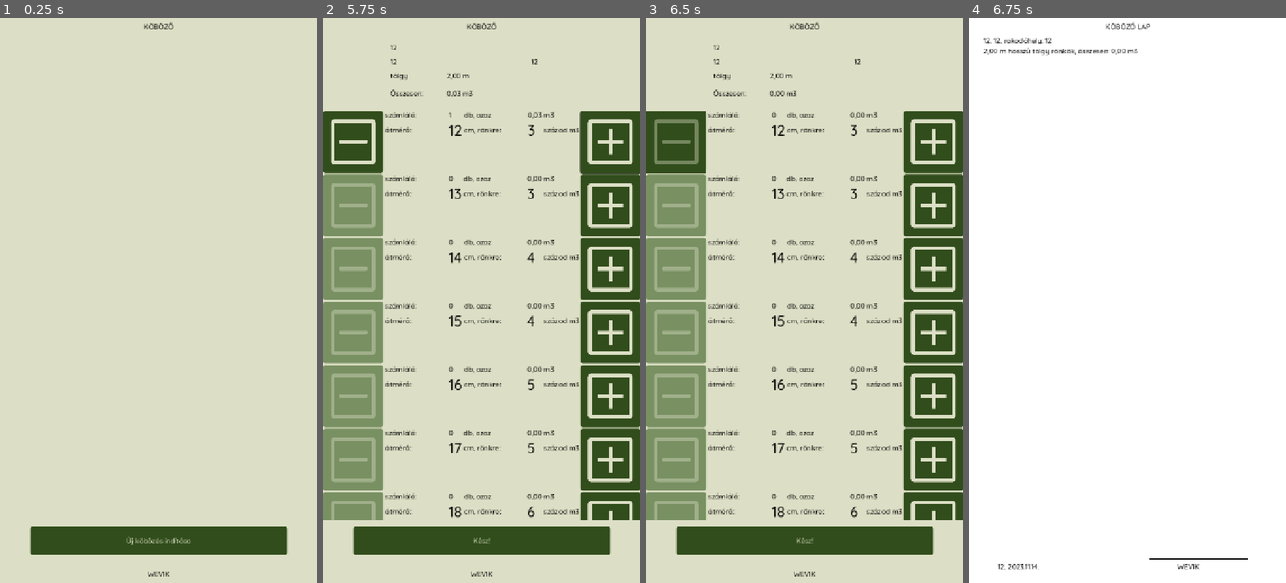
Above: before the commit, frames 1-4 (left to right).
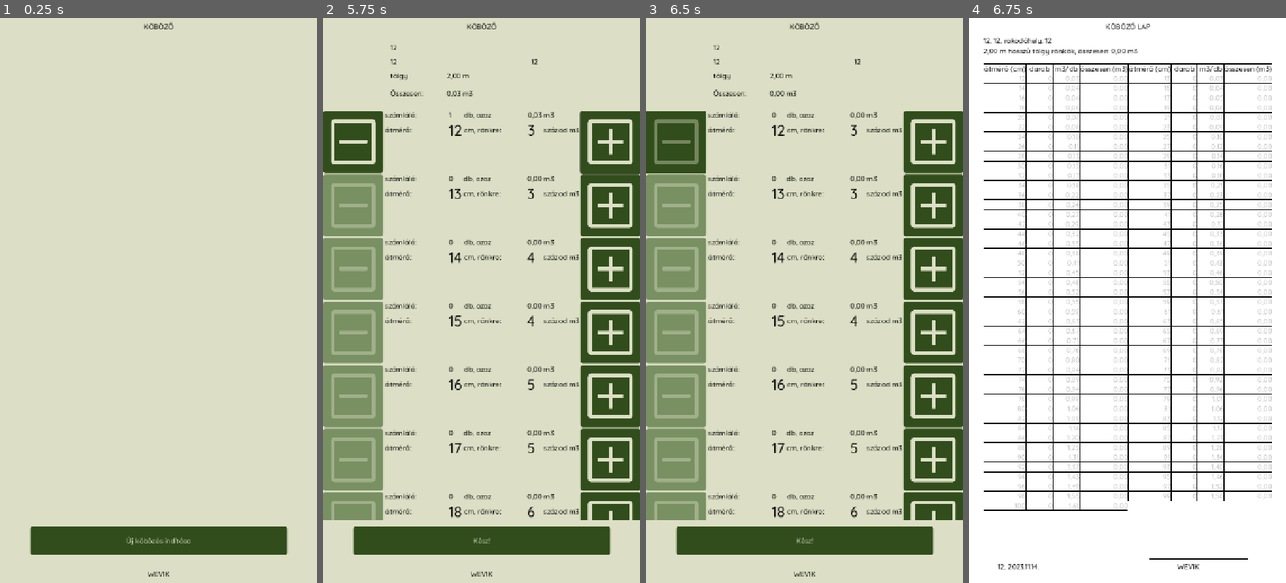
Above: after the commit, the same moments.

Repository: rolika/kob_g
Game: Godot game, scene res://main.tscn
Same seed, same stepped clock (60 frames per second), same inputs: the game is played once before the commit and once after it.
Inputs (mouse positions are in pixels of both pictures, inside the frame that each line leads up to):
- Up to frame 1 (0.25 s): no input
- Up to frame 2 (5.75 s): click "Új köbözés indítása" at 0.5 s; click (478, 131) at 1.27 s; type "12" at 1.35 s; click (478, 187) at 1.5 s; type "12" at 1.58 s; click (478, 244) at 1.73 s; type "12" at 1.82 s; click (478, 300) at 2.02 s; type "WEVIK" at 2.1 s; click "Tovább" at 2.75 s; click "tölgy" at 3.5 s; click "2,00 m" at 4.25 s; click (611, 142) at 5.02 s
- Up to frame 3 (6.5 s): click (674, 142) at 5.75 s
- Up to frame 4 (6.75 s): click "Kész!" at 6.5 s

Frames 1-3 are identical in both runs. In frame 4, 10% of the frame differs, in the area x 4-96%, y 8-88%.

Commit message:
format report

Diff:
--- a/scenes/report.tscn
+++ b/scenes/report.tscn
@@ -1,6 +1,38 @@
-[gd_scene load_steps=2 format=3 uid="uid://dtgddeolgatp0"]
+[gd_scene load_steps=6 format=3 uid="uid://dtgddeolgatp0"]
 
 [ext_resource type="Script" uid="uid://ctvn7giuucfvt" path="res://scripts/report.gd" id="2_smm52"]
+
+[sub_resource type="StyleBoxFlat" id="StyleBoxFlat_66ide"]
+bg_color = Color(0.6, 0.6, 0.6, 0)
+border_width_left = 1
+border_width_top = 1
+border_width_right = 1
+border_width_bottom = 1
+border_color = Color(0, 0, 0, 1)
+
+[sub_resource type="StyleBoxFlat" id="StyleBoxFlat_smm52"]
+bg_color = Color(0.6, 0.6, 0.6, 0)
+border_width_left = 1
+border_width_top = 1
+border_width_right = 1
+border_width_bottom = 1
+border_color = Color(0, 0, 0, 1)
+
+[sub_resource type="StyleBoxFlat" id="StyleBoxFlat_q5px1"]
+bg_color = Color(0.6, 0.6, 0.6, 0)
+border_width_left = 1
+border_width_top = 1
+border_width_right = 1
+border_width_bottom = 1
+border_color = Color(0, 0, 0, 1)
+
+[sub_resource type="StyleBoxFlat" id="StyleBoxFlat_4lv02"]
+bg_color = Color(0.6, 0.6, 0.6, 0)
+border_width_left = 1
+border_width_top = 1
+border_width_right = 1
+border_width_bottom = 1
+border_color = Color(0, 0, 0, 1)
 
 [node name="Report" type="ColorRect"]
 custom_minimum_size = Vector2(720, 1280)
@@ -26,12 +58,72 @@
 offset_bottom = 63.0
 theme_override_colors/font_color = Color(0, 0, 0, 1)
 
-[node name="ReportLabel" type="Label" parent="."]
+[node name="ReportGrid" type="GridContainer" parent="."]
+custom_minimum_size = Vector2(656, 0)
 layout_mode = 0
 offset_left = 32.0
 offset_top = 104.0
-offset_right = 696.0
-offset_bottom = 127.0
+offset_right = 72.0
+offset_bottom = 144.0
+theme_override_constants/h_separation = 0
+theme_override_constants/v_separation = 0
+columns = 8
+
+[node name="DiameterLabel" type="Label" parent="ReportGrid"]
+layout_mode = 2
+size_flags_horizontal = 3
+theme_override_styles/normal = SubResource("StyleBoxFlat_66ide")
+text = "átmérő (cm)"
+horizontal_alignment = 1
+
+[node name="QuantityLabel" type="Label" parent="ReportGrid"]
+layout_mode = 2
+size_flags_horizontal = 3
+theme_override_styles/normal = SubResource("StyleBoxFlat_smm52")
+text = "darab"
+horizontal_alignment = 1
+
+[node name="SingleVolumeLabel" type="Label" parent="ReportGrid"]
+layout_mode = 2
+size_flags_horizontal = 3
+theme_override_styles/normal = SubResource("StyleBoxFlat_q5px1")
+text = "m3/db"
+horizontal_alignment = 1
+
+[node name="VolumeLabel" type="Label" parent="ReportGrid"]
+layout_mode = 2
+size_flags_horizontal = 3
+theme_override_styles/normal = SubResource("StyleBoxFlat_4lv02")
+text = "összesen (m3)"
+horizontal_alignment = 1
+
+[node name="DiameterLabel2" type="Label" parent="ReportGrid"]
+layout_mode = 2
+size_flags_horizontal = 3
+theme_override_styles/normal = SubResource("StyleBoxFlat_66ide")
+text = "átmérő (cm)"
+horizontal_alignment = 1
+
+[node name="QuantityLabel2" type="Label" parent="ReportGrid"]
+layout_mode = 2
+size_flags_horizontal = 3
+theme_override_styles/normal = SubResource("StyleBoxFlat_smm52")
+text = "darab"
+horizontal_alignment = 1
+
+[node name="SingleVolumeLabel2" type="Label" parent="ReportGrid"]
+layout_mode = 2
+size_flags_horizontal = 3
+theme_override_styles/normal = SubResource("StyleBoxFlat_q5px1")
+text = "m3/db"
+horizontal_alignment = 1
+
+[node name="VolumeLabel2" type="Label" parent="ReportGrid"]
+layout_mode = 2
+size_flags_horizontal = 3
+theme_override_styles/normal = SubResource("StyleBoxFlat_4lv02")
+text = "összesen (m3)"
+horizontal_alignment = 1
 
 [node name="DateLabel" type="Label" parent="."]
 layout_mode = 0
@@ -47,7 +139,7 @@
 offset_top = 1232.0
 offset_right = 512.0
 offset_bottom = 1255.0
-theme_override_colors/font_color = Color(0, 0, 0, 1)
+theme_override_colors/font_color = Color(0.6, 0.6, 0.6, 1)
 
 [node name="Line2D" type="Line2D" parent="."]
 position = Vector2(408, 1224)
--- a/scripts/report.gd
+++ b/scripts/report.gd
@@ -6,17 +6,10 @@
 const DATE: String = "%s, %s"
 
 func _ready() -> void:
-    var report_text: String = ""
-    var index = 0
-    for cube in CurrentPile.counter:
-        if CurrentPile.counter[cube] > 0:
-            report_text += LINE % [
-                index + CurrentPile.STARTING_DIAMETER,
-                CurrentPile.counter[cube],
-                CurrentPile.translate_decimal(cube * CurrentPile.CUBE_DATA_PRECISION),
-                CurrentPile.get_volume_fmt(cube)]
-            report_text += "     " if index % 2 == 0 else "\n"
-            index += 1
+    var cellstyle = StyleBoxFlat.new()
+    cellstyle.bg_color = Color(0, 0, 0, 0.0)
+    cellstyle.border_color = Color(0, 0, 0)
+    cellstyle.set_border_width_all(1)
     $HeaderLabel.text = HEADER % [
         CurrentPile.company,
         CurrentPile.city,
@@ -24,8 +17,36 @@
         CurrentPile.get_length_fmt(),
         CurrentPile.type,
         CurrentPile.get_total_volume_fmt()]
-    $ReportLabel.text = report_text
+    var index = 0
+    for cube in CurrentPile.counter:
+        var diameter: Label = Label.new()
+        diameter.text = str(index + CurrentPile.STARTING_DIAMETER)
+        diameter.add_theme_stylebox_override("normal", cellstyle)
+        diameter.horizontal_alignment = HORIZONTAL_ALIGNMENT_RIGHT
+        var quantity: Label = Label.new()
+        quantity.text = str(CurrentPile.counter[cube])
+        quantity.add_theme_stylebox_override("normal", cellstyle)
+        quantity.horizontal_alignment = HORIZONTAL_ALIGNMENT_RIGHT
+        var singlevolume: Label = Label.new()
+        singlevolume.text = str(CurrentPile.translate_decimal(cube * CurrentPile.CUBE_DATA_PRECISION))
+        singlevolume.add_theme_stylebox_override("normal", cellstyle)
+        singlevolume.horizontal_alignment = HORIZONTAL_ALIGNMENT_RIGHT
+        var volume: Label = Label.new()
+        volume.text = CurrentPile.translate_decimal(CurrentPile.get_volume(cube))
+        volume.add_theme_stylebox_override("normal", cellstyle)
+        volume.horizontal_alignment = HORIZONTAL_ALIGNMENT_RIGHT
+        if CurrentPile.counter[cube] < 1:
+            diameter.add_theme_color_override("font_color", Color.GRAY)
+            quantity.add_theme_color_override("font_color", Color.GRAY)
+            singlevolume.add_theme_color_override("font_color", Color.GRAY)
+            volume.add_theme_color_override("font_color", Color.GRAY)
+        $ReportGrid.add_child(diameter)
+        $ReportGrid.add_child(quantity)
+        $ReportGrid.add_child(singlevolume)
+        $ReportGrid.add_child(volume)
+        index += 1
     var today = Time.get_date_dict_from_system()
     var date_fmt = DATE_FMT % [today.year, today.month, today.day]
     $DateLabel.text = DATE % [CurrentPile.city, date_fmt]
     $PersonLabel.text = CurrentPile.person
+    $PersonLabel.add_theme_color_override("font_color", Color.BLACK)
